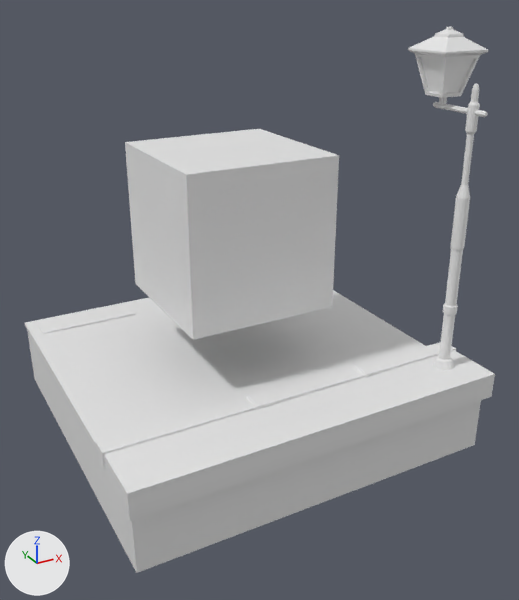
What one commit did to the Blender file road_packing.blend.
Both versions are drawn from a 50 mm lens placed at (-8.32, -16.5, 11.67), pointed at (0.23, -0.96, 3.9). Every picture has the same lights, and +X, +Y and +Z are marked at lower left.
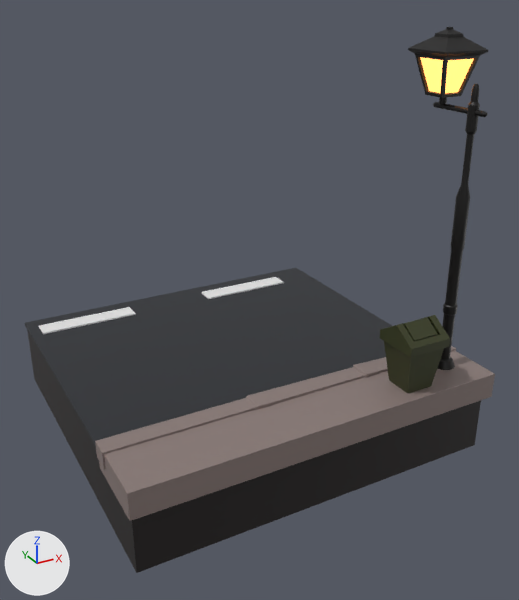
Changed parts and their boxes (x1, y1, x2, y2) in the pictures (519 x 600 px):
'Cube.001', hidden: before (125, 129, 339, 340)
'Cube.005', deleted: before (25, 290, 425, 447)
'Cube.002', deleted: before (99, 350, 495, 521)
'Cube.003', deleted: before (95, 342, 456, 469)
'Cube.006', added (green): after (379, 315, 450, 393)
'Cylinder.001', added (black): after (438, 84, 480, 370)
'Cube.004', deleted: before (38, 307, 136, 334)
part 1 of me_cube, added: after (99, 350, 495, 521)
part 2 of me_cube, added: after (201, 277, 284, 299)
part 3 of me_cube, added: after (38, 307, 136, 334)
part 4 of me_cube, added (black): after (25, 268, 392, 447)
part 5 of me_cube, added: after (95, 346, 456, 469)
part 6 of me_cube, recoloured (grey to black): (27, 330, 481, 573) in both
part 7 of me_cylinder_001, deleted: before (433, 84, 480, 370)
part 8 of me_cylinder_001, shading changed: (433, 97, 488, 117) in both
part 9 of me_cylinder_001, recoloured (white to black): (408, 27, 488, 98) in both
part 10 of me_cylinder_001, recoloured: (420, 57, 473, 93) in both

Diff of the bpy script that builds the scene:
```diff
--- a/road_packing.blend.py
+++ b/road_packing.blend.py
@@ mat_light @@
+mat_light = emission_material('light')
+mat_light.base_color = (1.0, 0.361, 0.0905)  # orange #ffa255
+mat_light.strength = 3.0
@@ mat_under_ground @@
+mat_under_ground = principled_material('under_ground')
+mat_under_ground.base_color = (0.014, 0.0101, 0.01)  # black #1f1a19
@@ me_cube @@
 # used by ob_cube; location = (0.0, 0.0, 0.0); scale = (0.982, 0.956, 1.0)
-me_cube.from_pydata(...)  # 8 vertices, 6 faces; spans x -5.0..5.0, y -5.0..5.0, z 0.0..1.89
+me_cube.from_pydata(...)  # 68 vertices, 56 faces; spans x -5.15..5.16, y -5.25..5.04, z 0.0..2.42
+# me_cube part 1: a new loose piece, a box spanning x -5.11..5.11, y -5.25..-3.16, z 1.64..2.33, in mat_passage (grey #887976)
+# me_cube part 2: a new loose piece, a box spanning x 0.86..3.84, y 3.89..4.5, z 1.84..2.04, in mat_material (white #e7e7e7)
+# me_cube part 3: a new loose piece, a box spanning x -4.73..-1.75, y 3.89..4.5, z 1.84..2.04, in mat_material (white #e7e7e7)
+# me_cube part 4: a new loose piece, a box spanning x -5.04..5.04, y -5.04..5.04, z 1.89..2.0, in mat_road (black #22262c)
+# me_cube part 5: a new loose piece of 28 vertices spanning x -5.15..5.16, y -3.71..-3.1, z 1.95..2.42, in mat_passage (grey #887976)
+# me_cube part 6: 6 faces spanning x -5.0..5.0, y -5.0..5.0, z 0.0..1.89 switch from mat_material (white #e7e7e7) to mat_under_ground (black #1f1a19)
+me_cube.materials.append(mat_road)  # black #22262c
+me_cube.materials.append(mat_passage)  # grey #887976
@@ me_cylinder_001 @@
 # used by ob_cylinder; location = (4.18, -4.0, 2.32); rotation_euler = (0.0, 0.0, 3.142), in degrees (0, 0, 180); scale = (0.362, 0.362, 0.362)
-me_cylinder_001.from_pydata(...)  # 392 vertices, 364 faces; spans x -1.8..1.8, y -4.7..1.2, z 0.0..23.3
+me_cylinder_001.from_pydata(...)  # 120 vertices, 106 faces; spans x -1.8..1.8, y -4.7..1.2, z 18.1..23.3
+# me_cylinder_001 part 7: the loose piece of 272 vertices spanning x -0.8..0.8, y -0.8..0.8, z 0.0..20.1 is deleted
+# me_cylinder_001 part 8: 44 kept faces spanning x -0.2..0.2, y -3.7..1.2, z 18.1..19.2 are now shaded smooth
+# me_cylinder_001 part 9: 102 faces spanning x -1.8..1.8, y -4.7..1.2, z 18.1..23.3 switch from no material to mat_road_light (black #040201)
+# me_cylinder_001 part 10: 4 faces spanning x -1.2..1.2, y -4.1..-1.7, z 19.3..21.5 switch from no material to mat_light (orange #ffa255)
@@ ob_cube_001 @@
 ob_cube_001.location = (-0.07, 0.2, 5.73)
+ob_cube_001.hide_set(True)
@@ ob_cube_002 @@
-ob_cube_002 = bpy.data.objects.new('Cube.002', me_cube_002)
@@ ob_cube_003 @@
-ob_cube_003 = bpy.data.objects.new('Cube.003', me_cube_005)
@@ ob_cube_004 @@
-ob_cube_004 = bpy.data.objects.new('Cube.004', me_cube_006)
@@ ob_cube_005 @@
-ob_cube_005 = bpy.data.objects.new('Cube.005', me_cube_007)
@@ ob_cube_006 @@
+ob_cube_006 = bpy.data.objects.new('Cube.006', me_cube_003)  # 60 vertices, 45 faces; spans x -0.33..0.88, y -0.6..0.6, z -1.02..0.77; in mat_dustbin (dark green #34391a)
+ob_cube_006.location = (2.48, -4.33, 3.35)
@@ ob_cylinder_001 @@
+ob_cylinder_001 = bpy.data.objects.new('Cylinder.001', me_cylinder_002)  # 272 vertices, 258 faces; spans x -0.8..0.8, y -0.8..0.8, z 0.0..20.1; in mat_road_light (black #040201)
+ob_cylinder_001.location = (4.18, -4.0, 2.32)
+ob_cylinder_001.rotation_euler = (0.0, 0.0, 3.142)  # degrees (0, 0, 180)
+ob_cylinder_001.scale = (0.362, 0.362, 0.362)
```
